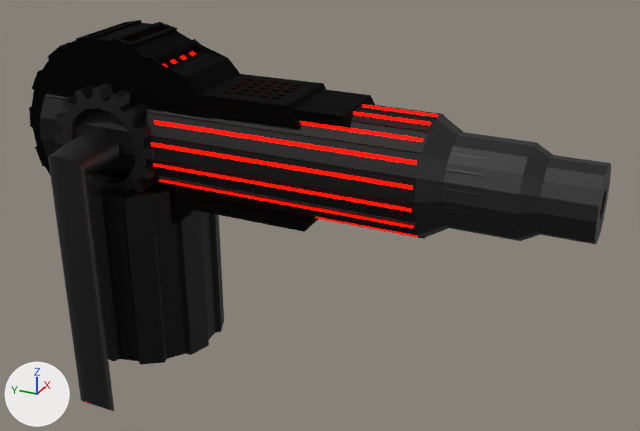
Before and after pictures for a commit that changed the glTF model public/laser_cannon.glb.
One viewpoint serves both versions: a 50 mm camera at (-45.8, -32.7, 19.1) aimed at (1.2, -11.6, -4.4). Every picture has the same lights, and +X, +Y and +Z are marked at lower left. The older version comes first. Where no turn or scale is listed for an object, it has been applied to the vertices. Vertices at exactly the same position are counted once.

The first picture shows 'Cylindre.001', 'Gear', 'Gear.001', 'Gear.003', 'Gear.004', 'Gear.005', 'Gear.007' and 1 more.
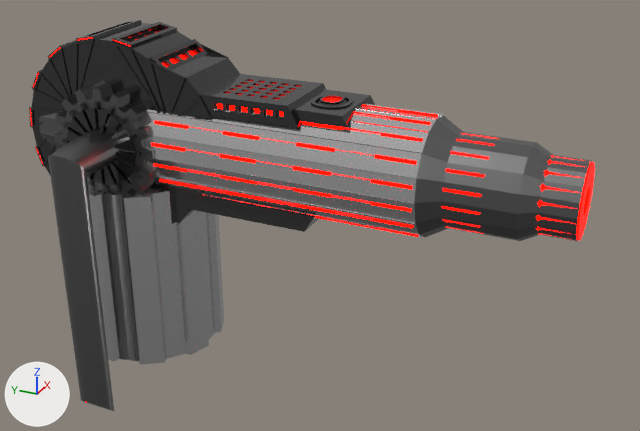
Changed parts and their boxes [x1, y1, x2, y2] in the pictures (640 x 431 px; the box of a moved part takes in the faces that stretch with it):
'Gear.003', recoloured, surface changed, reshaped (black to grey, 7% shorter)
    before: [40, 94, 611, 244]
    after: [39, 102, 592, 241]
'Gear', recoloured, surface changed, reshaped (black to dark grey)
    both: [29, 20, 375, 232]
'Gear.004', recoloured, surface changed (black to light grey)
    both: [88, 184, 224, 365]
'Cylindre.001', recoloured, surface changed (lighter)
    both: [48, 128, 119, 411]
'Gear.005', recoloured, surface changed
    both: [152, 105, 438, 237]
'Gear.001', recoloured, surface changed (lighter)
    both: [54, 84, 155, 193]
'Gear.011', added
    after: [63, 102, 141, 190]
'Gear.009', added
    after: [442, 133, 595, 241]
'Gear.007', recoloured, surface changed
    both: [127, 29, 200, 66]
'Gear.012', added
    after: [217, 103, 283, 116]
'Gear.010', added
    after: [30, 37, 131, 164]
'Gear.013', added
    after: [323, 98, 341, 102]
part 1 of me_modernprimitive_basemesh, built on
    before: [30, 20, 160, 145]
    after: [29, 20, 370, 166]
part 2 of me_modernprimitive_basemesh_003, moved or reshaped
    before: [40, 94, 444, 239]
    after: [39, 102, 444, 239]
part 3 of me_modernprimitive_basemesh_003, moved or reshaped
    before: [538, 155, 611, 244]
    after: [538, 155, 592, 241]
part 4 of me_modernprimitive_basemesh_005, added
    after: [152, 105, 438, 237]
part 5 of me_modernprimitive_basemesh_005, deleted
    before: [442, 133, 498, 233]

What changed in the scene script:
```text
Change mat_matériau_001:
    mat_matériau_001.base_color: (0.0093, 0.0093, 0.0093) -> (0.0898, 0.0898, 0.0898)  # black #181818 -> dark grey #555555
    mat_matériau_001.roughness: 1.0 -> 0.0909
Change mat_matériau_003:
    mat_matériau_003.base_color: (0.0462, 0.0462, 0.0462) -> (0.19, 0.19, 0.19)  # dark grey #3d3d3d -> grey #797979
    mat_matériau_003.roughness: 0.536 -> 0.348
Change mat_matériau_002:
    mat_matériau_002.base_color: (0.0274, 0.0274, 0.0274) -> (0.639, 0.639, 0.639)  # black #2e2e2e -> light grey #d1d1d1
    mat_matériau_002.roughness: 0.564 -> 0.105
Change me_modernprimitive_basemesh:
    remove me_modernprimitive_basemesh.from_pydata(...)  # 490 vertices, 916 faces; spans x -2.5..2.5, y -14.8..7.9, z -14.7..6.6
    add me_modernprimitive_basemesh.from_pydata(...)  # 1178 vertices, 2244 faces; spans x -2.6..2.6, y -14.8..7.9, z -14.7..6.6
    me_modernprimitive_basemesh part 1: 10 vertices moved within x -2.5..2.5, y 0.5..7.7, z 0.0..6.6; 688 vertices added at x -2.6..2.6, y -14.4..7.8, z -2.7..6.6
Change me_modernprimitive_basemesh_003:
    remove me_modernprimitive_basemesh_003.from_pydata(...)  # 288 vertices, 512 faces; spans x -3.6..3.6, y -28.7..6.2, z -3.6..3.6
    add me_modernprimitive_basemesh_003.from_pydata(...)  # 368 vertices, 704 faces; spans x -3.6..3.6, y -27.7..7.0, z -3.6..3.6
    me_modernprimitive_basemesh_003 part 2: 32 vertices moved from x -3.5..3.5, y 6.2, z -3.5..3.5 to x -1.3..1.3, y 1.2..7.0, z -1.3..1.3; 48 vertices removed from x -3.6..3.6, y 6.2, z -3.6..3.6; 128 vertices added at x -3.6..3.6, y 1.2..7.0, z -3.6..3.6
    me_modernprimitive_basemesh_003 part 3: 32 vertices moved from x -2.2..2.2, y -28.7, z -2.2..2.2 to x -2.2..2.2, y -27.7, z -2.2..2.2
Change me_modernprimitive_basemesh_005:
    remove me_modernprimitive_basemesh_005.from_pydata(...)  # 288 vertices, 512 faces; spans x -3.5..3.5, y -25.3..-2.4, z -3.5..3.5
    add me_modernprimitive_basemesh_005.from_pydata(...)  # 480 vertices, 792 faces; spans x -3.5..3.5, y -20.0..-2.4, z -3.5..3.5
    me_modernprimitive_basemesh_005 part 4: 288 vertices added at x -3.5..3.5, y -16.7..-4.8, z -3.5..3.5
    me_modernprimitive_basemesh_005 part 5: 96 vertices removed from x -2.7..2.7, y -25.3..-22.7, z -2.7..2.7
Add ob_gear_013:
    ob_gear_013 = bpy.data.objects.new('Gear.013', me_modernprimitive_basemesh_013)  # 24 vertices, 22 faces; spans x -0.628..0.628, y -13.43..-12.362, z 3.692; in mat_matériau_004 (red #ff0009, glowing red #ff0700)
    ob_gear_013.location = (0.0, 0.0, 0.0)
Add ob_gear_012:
    ob_gear_012 = bpy.data.objects.new('Gear.012', me_modernprimitive_basemesh_012)  # 50 vertices, 26 faces; spans x -2.3..2.3, y -10.84..-6.19, z 2.57..3.44; in mat_matériau_004 (red #ff0009, glowing red #ff0700)
    ob_gear_012.location = (0.0, 0.0, 0.0)
Add ob_gear_011:
    ob_gear_011 = bpy.data.objects.new('Gear.011', me_modernprimitive_basemesh_011)  # 224 vertices, 320 faces; spans x -3.87..3.87, y -2.9..2.9, z -2.9..2.9; in mat_matériau_001 (dark grey #555555)
    ob_gear_011.location = (0.0, 1.19, 0.0)
Add ob_gear_010:
    ob_gear_010 = bpy.data.objects.new('Gear.010', me_modernprimitive_basemesh_010)  # 48 vertices, 24 faces; spans x -2.47..2.48, y -0.8..7.8, z -2.63..6.57; in mat_matériau_004 (red #ff0009, glowing red #ff0700)
    ob_gear_010.location = (0.0, 0.0, 0.0)
Add ob_gear_009:
    ob_gear_009 = bpy.data.objects.new('Gear.009', me_modernprimitive_basemesh_009)  # 128 vertices, 224 faces; spans x -2.68..2.68, y -27.83..-19.97, z -2.68..2.68; in mat_matériau_004 (red #ff0009, glowing red #ff0700)
    ob_gear_009.location = (0.0, 0.0, 0.0)
```
